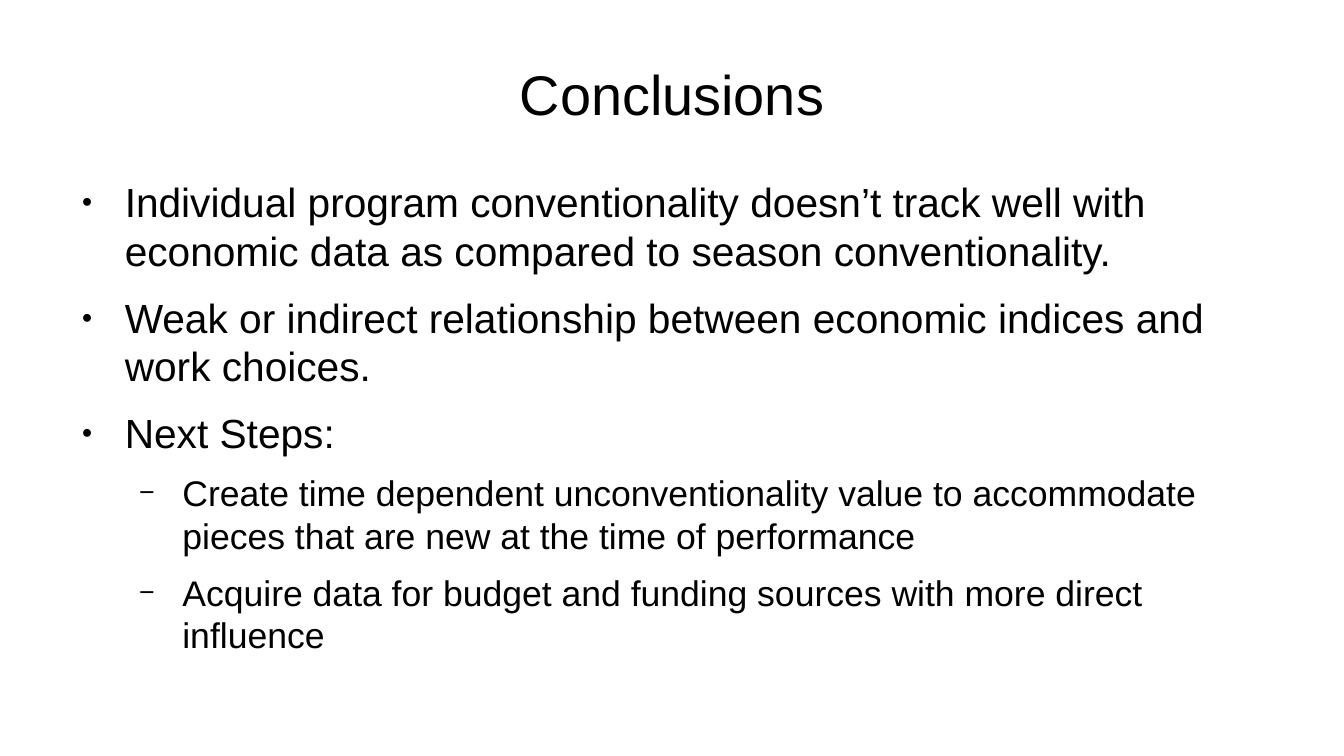
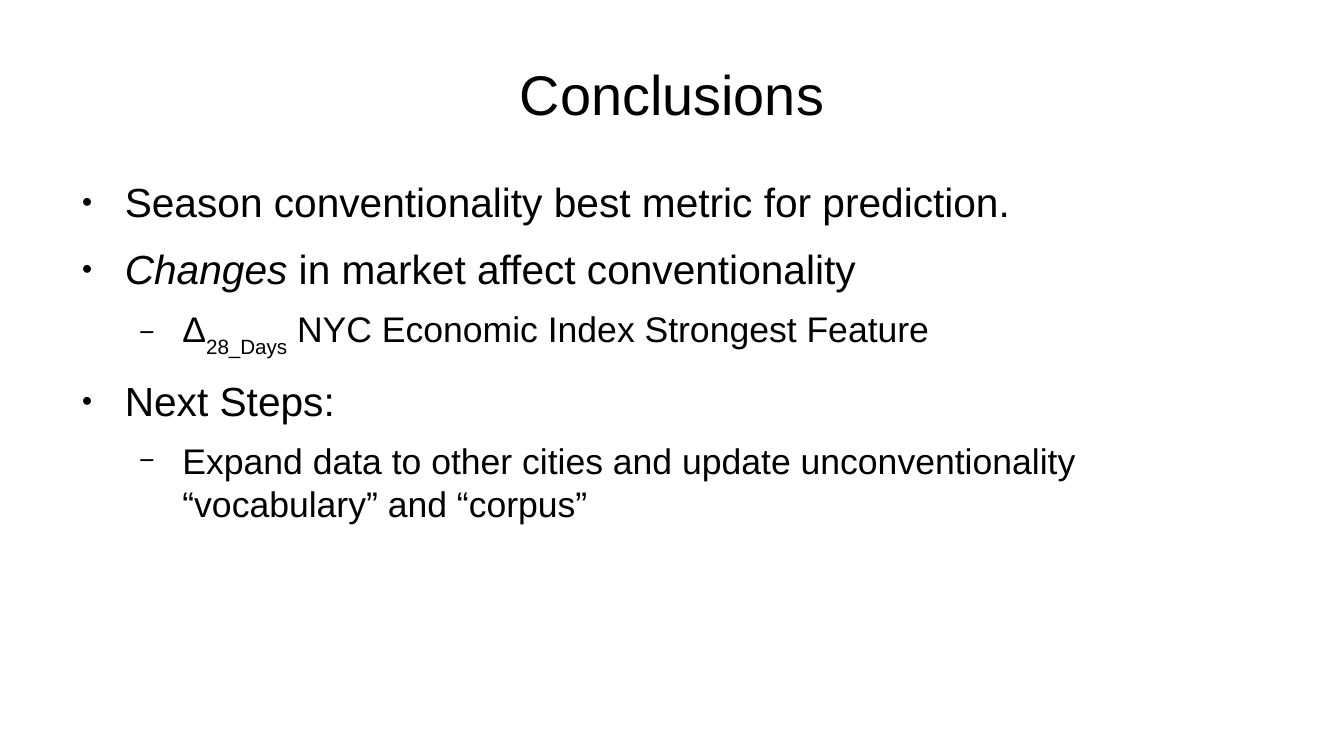
Before and after one commit to markcatalysis/ny_phil_selection, a slide deck: slide 9 of presentation/Capstone Presentation.odp. Drawn at 1344x756 pixels with LibreOffice and Linux fonts; fonts in the diff are those of the drawing. Boxes give left, top, right and bottom in pixels: in the first picture for what was removed or moved away, otherwise in the second. Text is boxed around its words. In the diff, an @@ line names an element or a change of style, - is before the commit and + after.

```diff
--- a/presentation/Capstone Presentation.odp
+++ b/presentation/Capstone Presentation.odp
@@ text at bbox=[125, 187, 1009, 358]: text changed @@
-● Individual program conventionality doesn’t track well with economic data as compared to season conventionality.
-● Weak or indirect relationship between economic indices and work choices.
+● Season conventionality best metric for prediction.
+● Changes in market affect conventionality
+  − Δ28_Days NYC Economic Index Strongest Feature
@@ text at bbox=[182, 448, 1076, 524]: text changed @@
-  − Create time dependent unconventionality value to accommodate pieces that are new at the time of performance
-  − Acquire data for budget and funding sources with more direct influence
+  − Expand data to other cities and update unconventionality “vocabulary” and “corpus”
```
Also in this commit, not shown: 6 other slides changed, 5 slides added, 2 slides removed, 2 other files.
